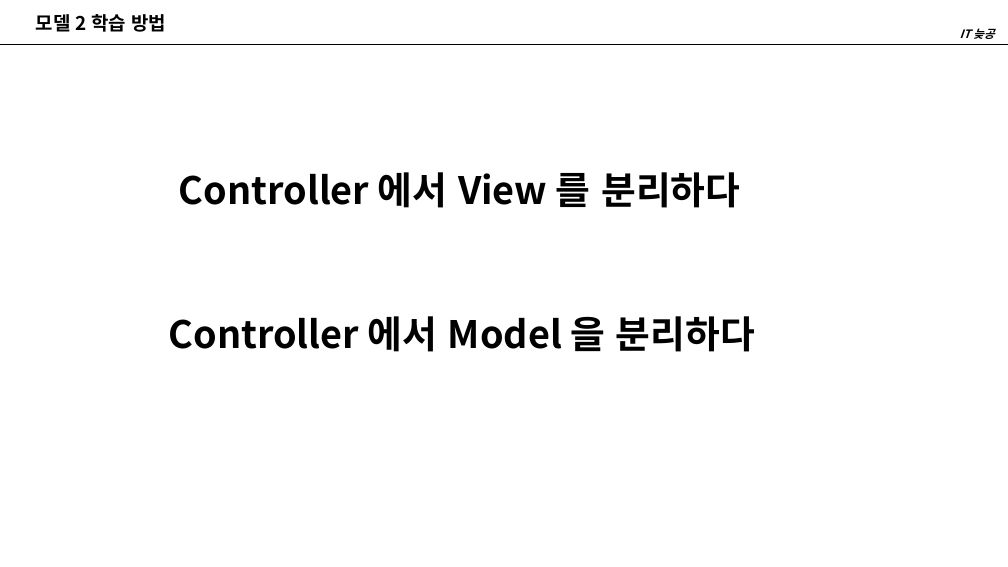
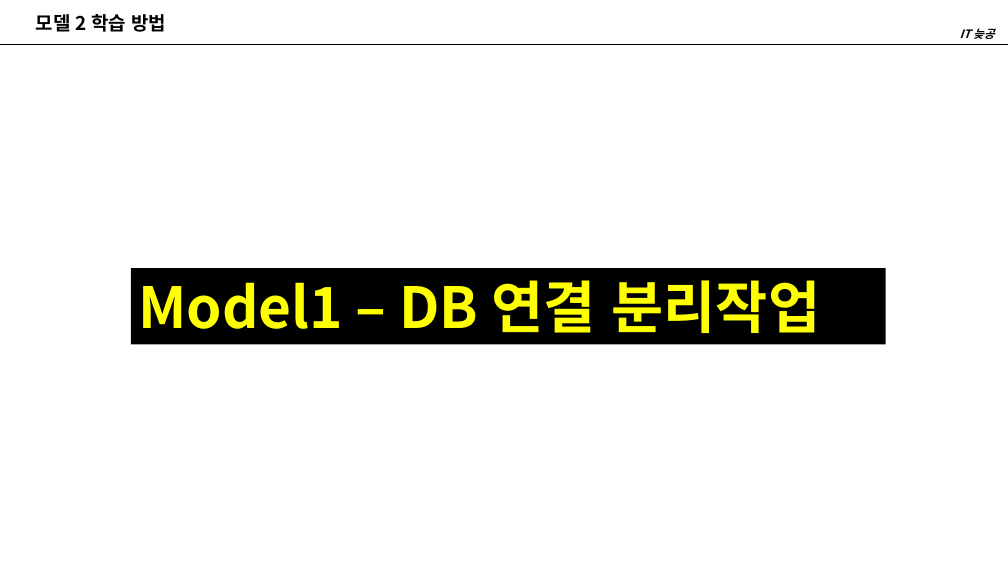
Before and after one commit to dhkim-githup/YouTube, a slide deck: slide 8 of workspace/Model2_MVC.pptx (slide 6 before the commit). Drawn at 1008x567 pixels with LibreOffice and Linux fonts; fonts in the diff are those of the drawing. Boxes give left, top, right and bottom in pixels: in the first picture for what was removed or moved away, otherwise in the second. Text is boxed around its words. In the diff, an @@ line names an element or a change of style, - is before the commit and + after.

```diff
--- a/workspace/Model2_MVC.pptx
+++ b/workspace/Model2_MVC.pptx
@@ text removed at [179,172,740,208] @@
-Controller 에서 View 를 분리하다
@@ rectangle "Model1 – DB 연결 분리작업": place and size @@
-rectangle "Model1 – DB 연결 분리작업" at [169,316,755,352]
+rectangle "Model1 – DB 연결 분리작업" at [131,268,886,345]
@@ rectangle "Model1 – DB 연결 분리작업" at [131,268,886,345]: fill none to #000000 @@
@@ text in rectangle at [138,280,821,333]: text changed; size 36 to 54 pt; text colour #000000 to #FFFF00 @@
-Controller 에서 Model 을 분리하다
+Model1 – DB 연결 분리작업
```
Also in this commit, not shown: 2 slides added, 7 other files.
